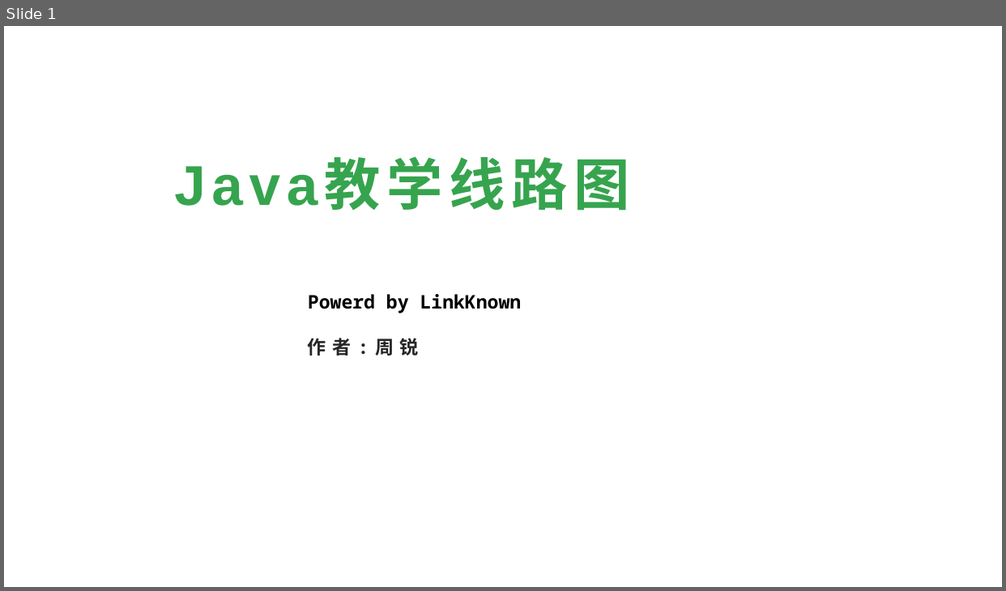
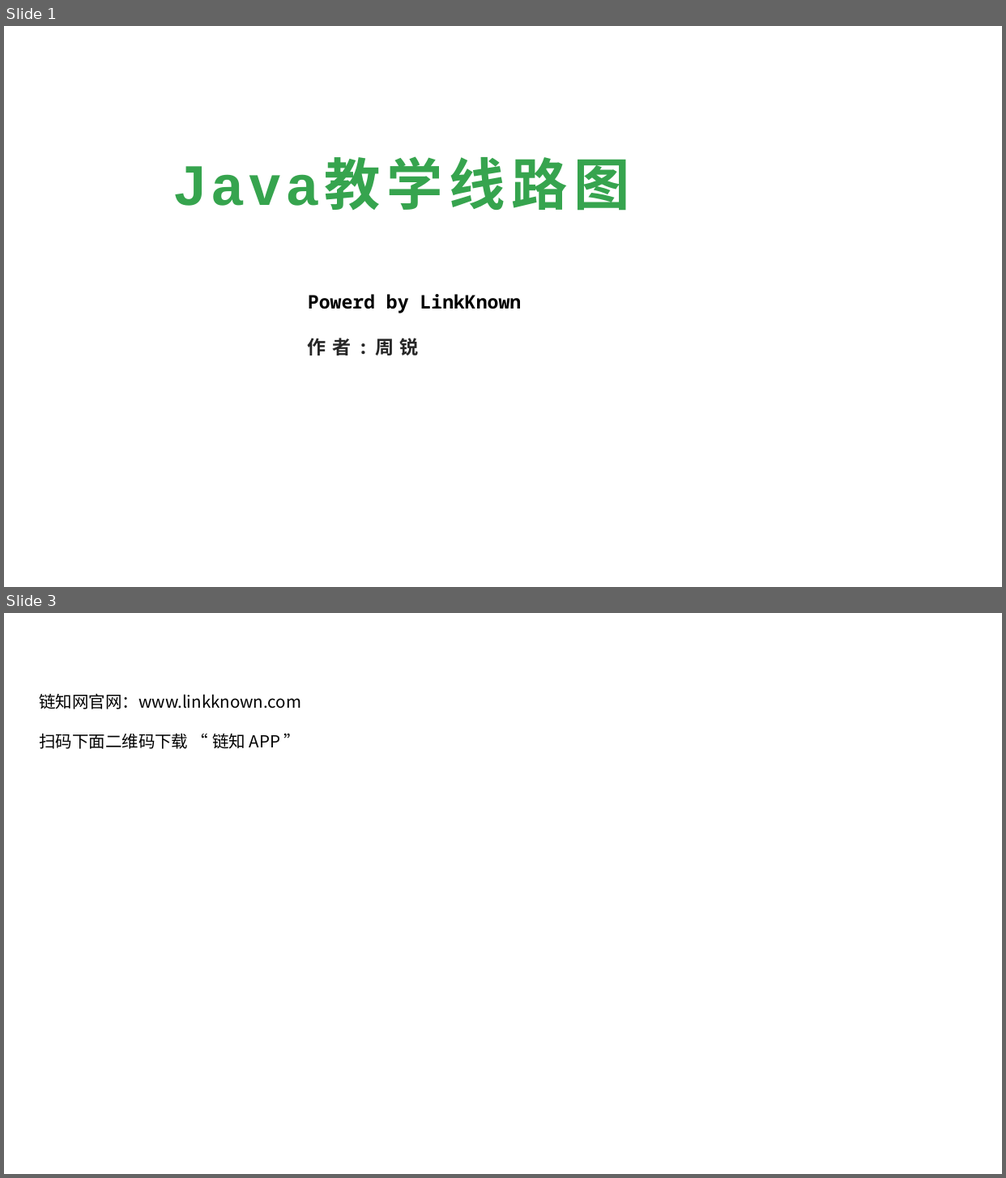
Before and after one commit to linkknown/PPT, a slide deck: 基础PPT/Java教学线路图.pptx. Shown one above the other, each under a label of ours: slide 1 before the commit, slides 1 and 3 after it; the slides between them are not shown. The pictures are 1006x591 and 1006x1178 pixels, drawn with LibreOffice and Linux fonts; fonts in the diff are those of the drawing; background and template pictures are left out. Boxes give left, top, right and bottom in pixels: in the first picture for what was removed or moved away, otherwise in the second. Text is boxed around its words. In the diff, an @@ line names an element or a change of style, - is before the commit and + after.

```diff
--- a/基础PPT/Java教学线路图.pptx
+++ b/基础PPT/Java教学线路图.pptx
@@ slide 3 added at box(4, 613, 1002, 1174), background picture (left out) @@
@@ text added at box(39, 693, 301, 749), 16 pt, text #000000 @@
+链知网官网：www.linkknown.com
+扫码下面二维码下载 “ 链知 APP ”
```
Also in this commit, not shown: 1 other slide added, 1 slide removed.
